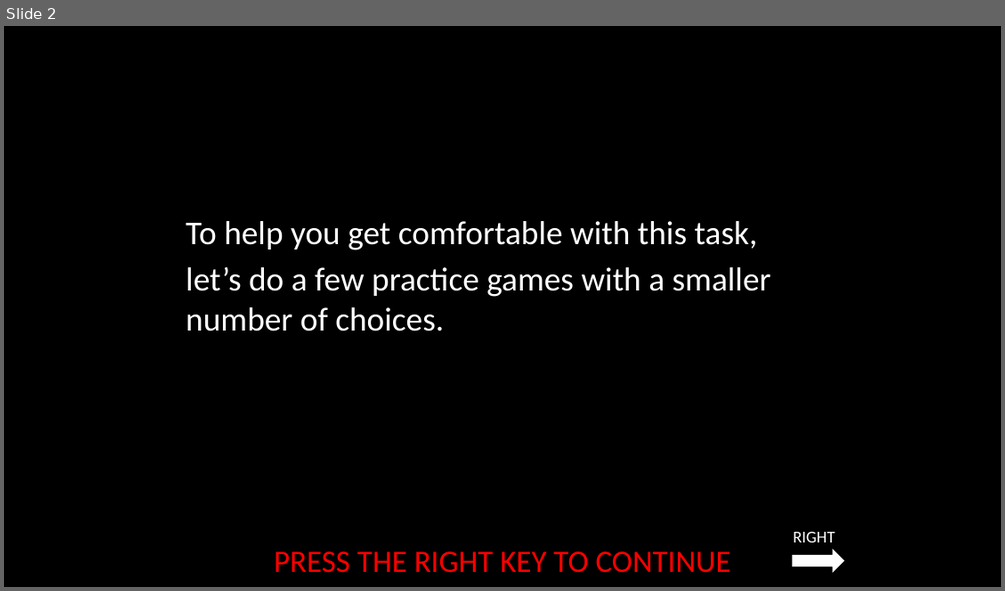
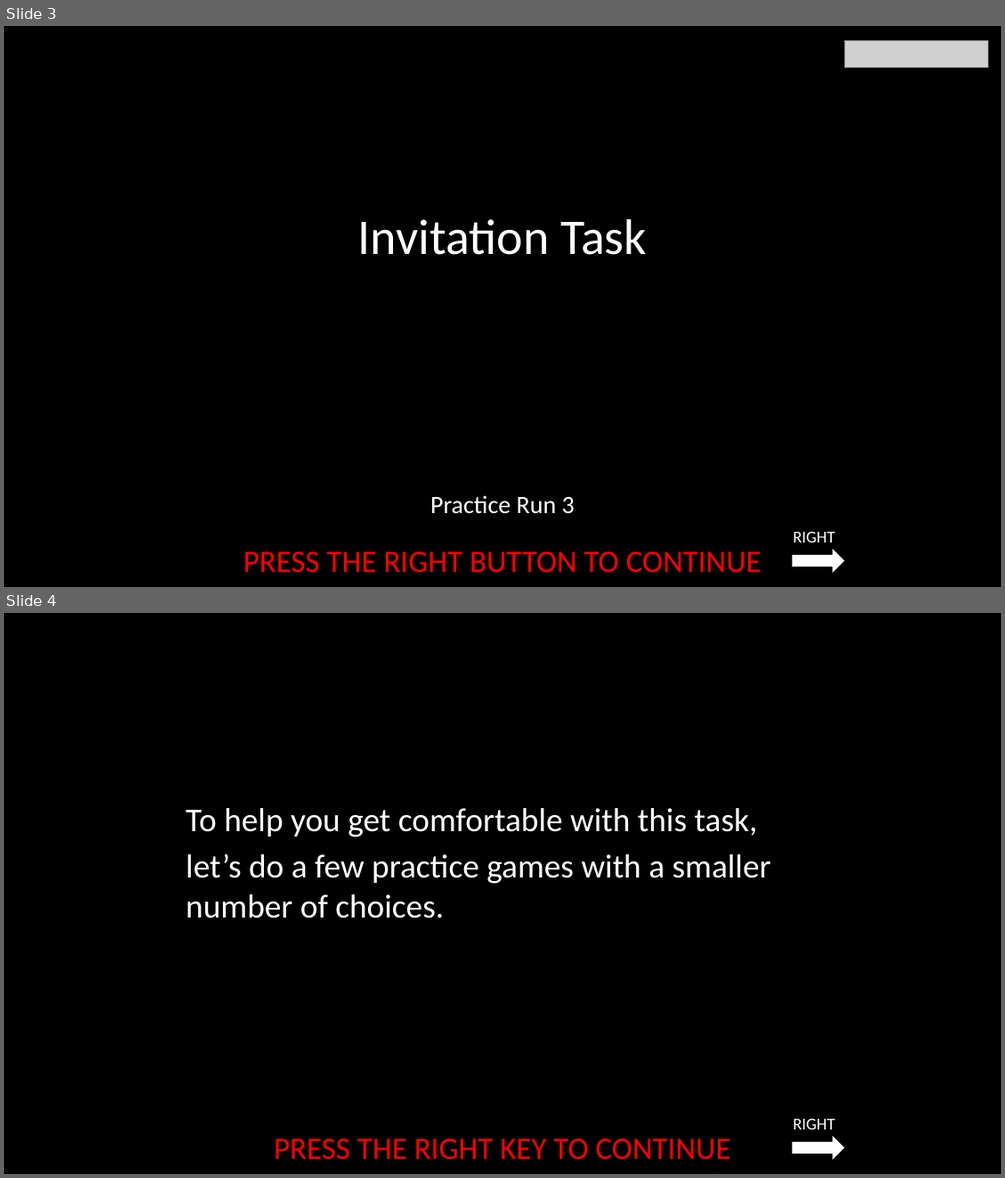
Before and after one commit to laureate-institute-for-brain-research/StimToolOnline, a slide deck: public/js/tasks/invitation_task/media/Invitation_Task_Instructions.11.13.2022.pptx. Shown one above the other, each under a label of ours: slide 2 before the commit, slides 3 and 4 after it. The pictures are 1005x591 and 1005x1178 pixels, drawn with LibreOffice and Linux fonts; fonts in the diff are those of the drawing; grey boxes stand for pictures. Boxes give left, top, right and bottom in pixels: in the first picture for what was removed or moved away, otherwise in the second. Text is boxed around its words. In the diff, an @@ line names an element or a change of style, - is before the commit and + after.

Commit message:
* invitation task: modules in 3 separate runs

```diff
--- a/public/js/tasks/invitation_task/media/Invitation_Task_Instructions.11.13.2022.pptx
+++ b/public/js/tasks/invitation_task/media/Invitation_Task_Instructions.11.13.2022.pptx
@@ slide 3 added at bbox=[4, 26, 1001, 587], background #000000 @@
@@ picture added at bbox=[844, 40, 989, 68] @@
@@ title added at bbox=[357, 219, 647, 255], 48 pt, text #FFFFFF @@
+Invitation Task
@@ text added at bbox=[430, 495, 574, 514], 24 pt, text #FFFFFF @@
+Practice Run 3
@@ text added at bbox=[793, 532, 834, 542], 16 pt, text #FFFFFF @@
+RIGHT
@@ text added at bbox=[243, 551, 761, 572], 30 pt, text #FF0000 @@
+PRESS THE RIGHT BUTTON TO CONTINUE
@@ right arrow added at bbox=[793, 548, 844, 572], fill #FFFFFF @@
@@ what was slide 2 is now slide 4 @@
```
Also in this commit, not shown: 1 slide changed, 1 other slide added, 15 other files.
